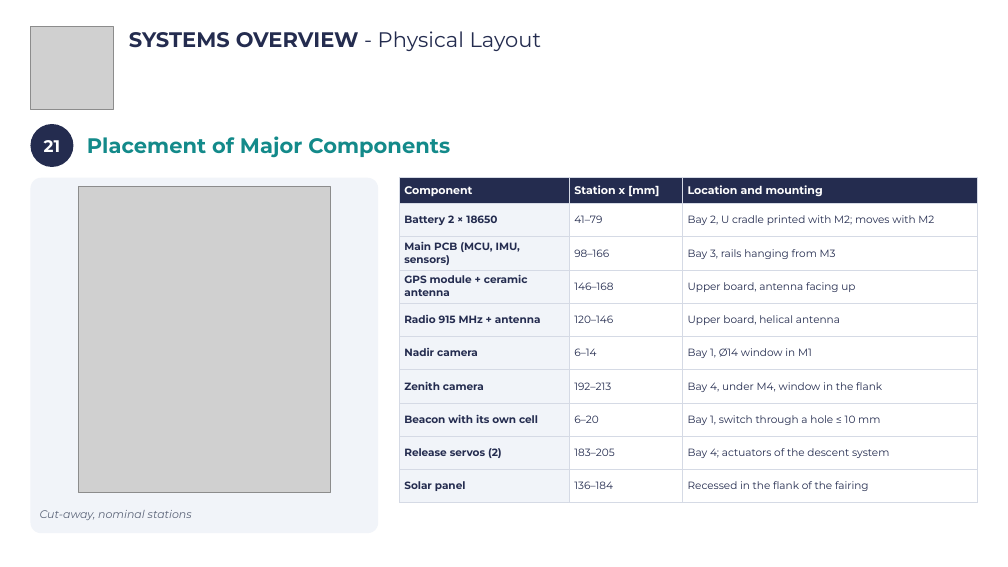
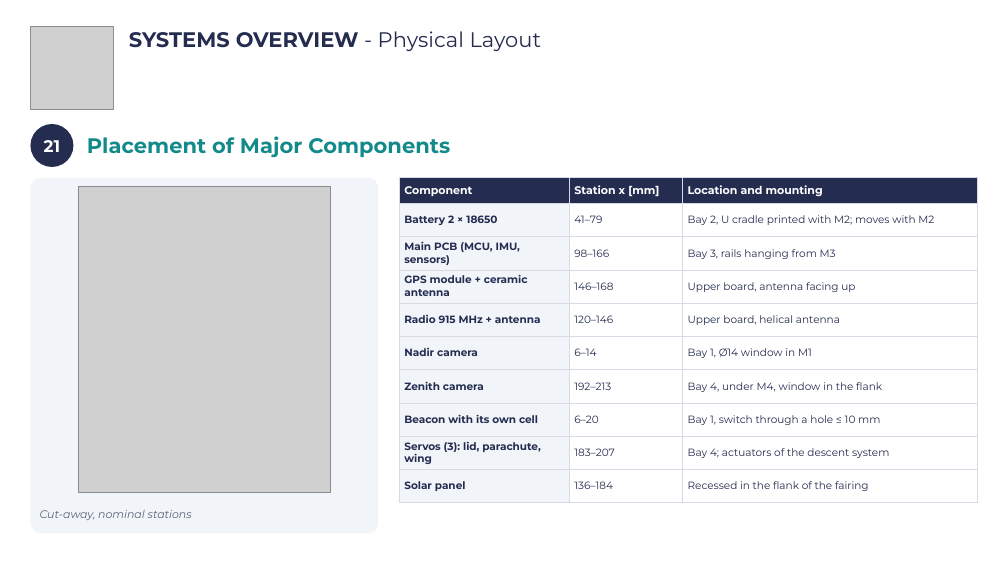
Before and after one commit to Caetano18/proyecto, a slide deck: slide 24 of cansat_pdr/laminas_plantilla/CanSat_PDR_Hermes_completo.pptx. Drawn at 1008x567 pixels with LibreOffice and Linux fonts; fonts in the diff are those of the drawing; grey boxes stand for pictures; background and template pictures are left out. Boxes give left, top, right and bottom in pixels: in the first picture for what was removed or moved away, otherwise in the second. Text is boxed around its words. In the diff, an @@ line names an element or a change of style, - is before the commit and + after.

```diff
--- a/cansat_pdr/laminas_plantilla/CanSat_PDR_Hermes_completo.pptx
+++ b/cansat_pdr/laminas_plantilla/CanSat_PDR_Hermes_completo.pptx
@@ table at bbox=[399, 178, 978, 503] @@
-row 9, column 1: Release servos (2)
+row 9, column 1: Servos (3): lid, parachute, wing
-row 9, column 2: 183–205
+row 9, column 2: 183–207
```
Also in this commit, not shown: 13 other slides changed, 23 other files.
